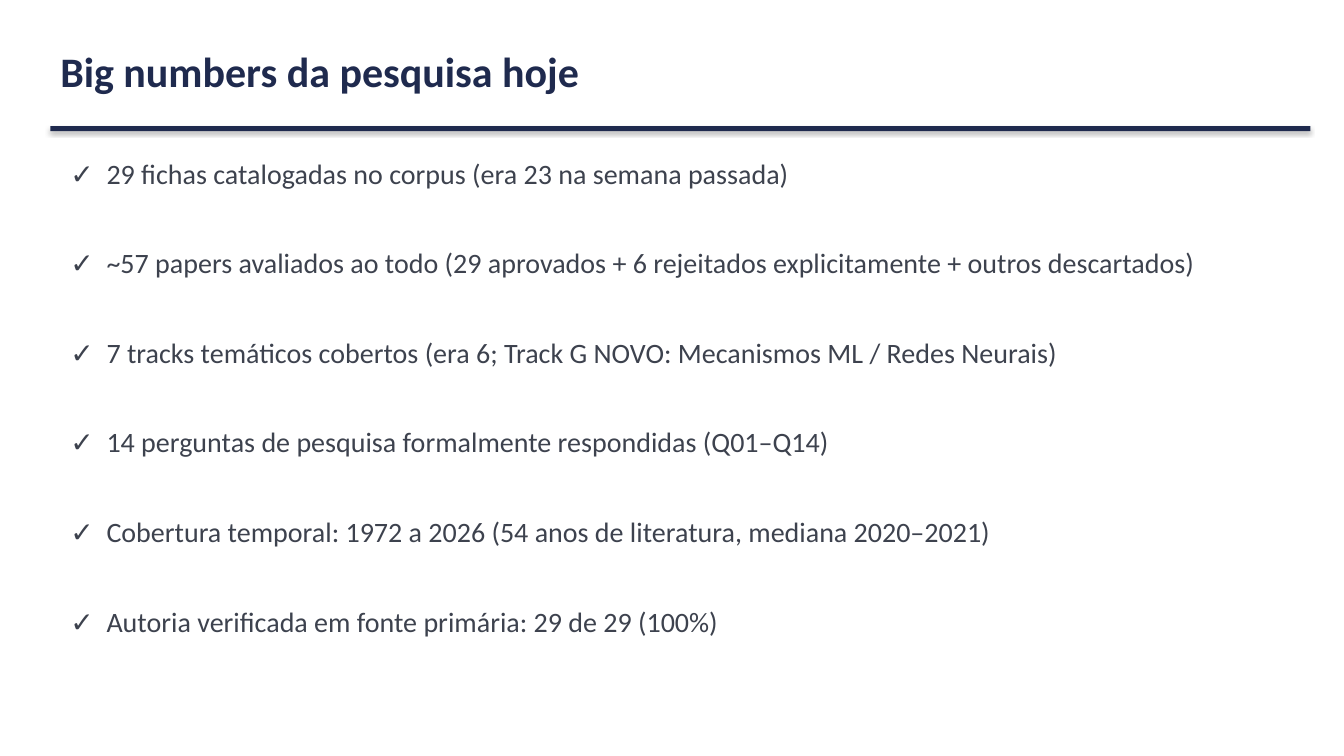
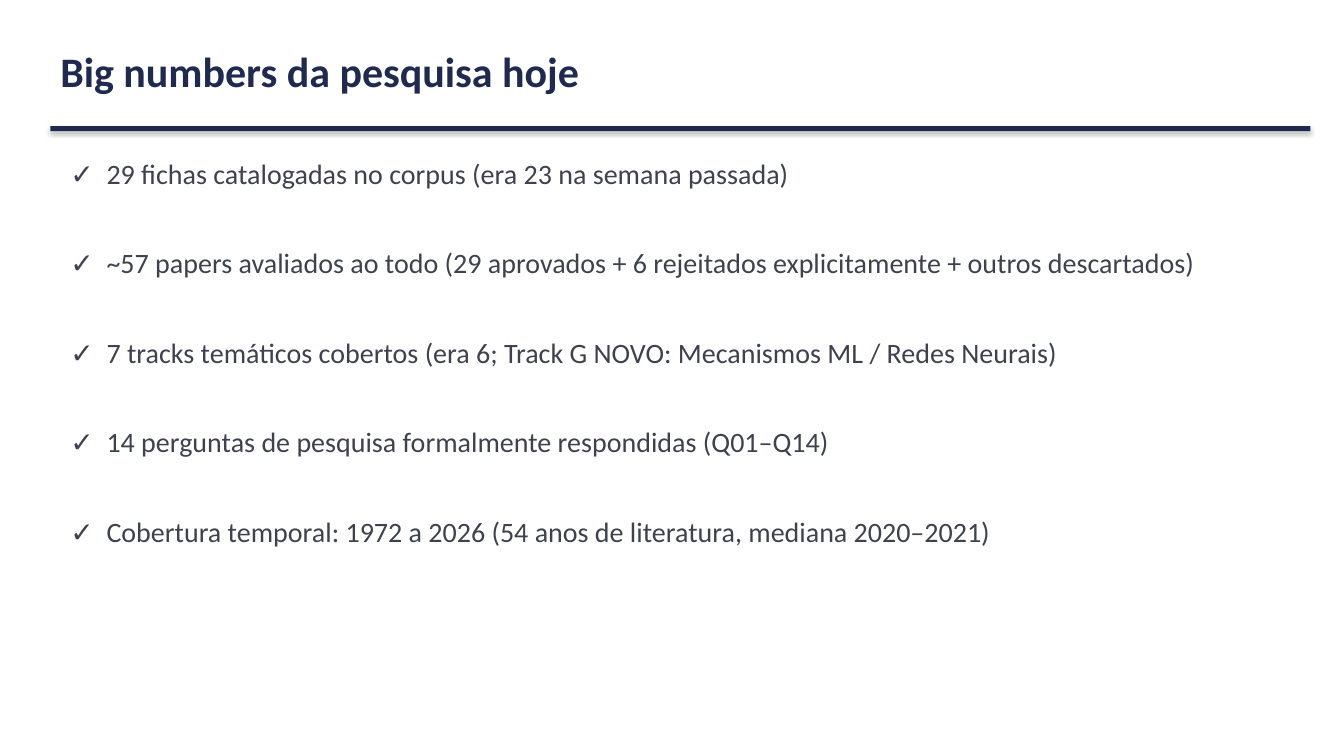
Before and after one commit to marcellozzetti/Facial-Recognition-Models-Mitigating-Bias, a slide deck: slide 12 of docs/ativo/material_reuniao_orientador_v3.2.1.pptx. Drawn at 1344x756 pixels with LibreOffice and Linux fonts; fonts in the diff are those of the drawing. Boxes give left, top, right and bottom in pixels: in the first picture for what was removed or moved away, otherwise in the second. Text is boxed around its words. In the diff, an @@ line names an element or a change of style, - is before the commit and + after.

```diff
--- a/docs/ativo/material_reuniao_orientador_v3.2.1.pptx
+++ b/docs/ativo/material_reuniao_orientador_v3.2.1.pptx
@@ text at box(107, 611, 718, 637): paragraph removed @@
-✓ Autoria verificada em fonte primária: 29 de 29 (100%)
```
Also in this commit, not shown: 5 other slides changed, 1 slide removed, 1 other file.
